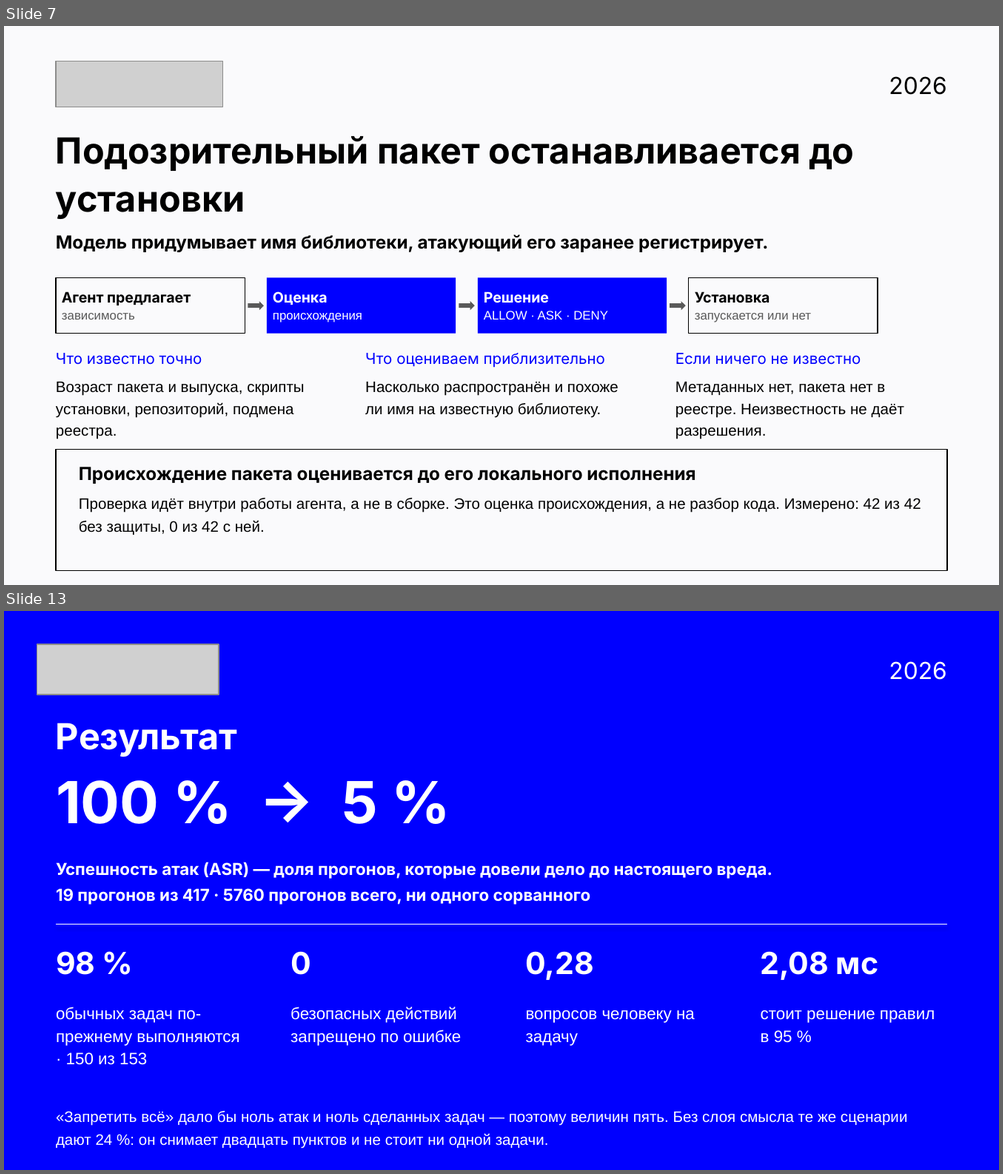
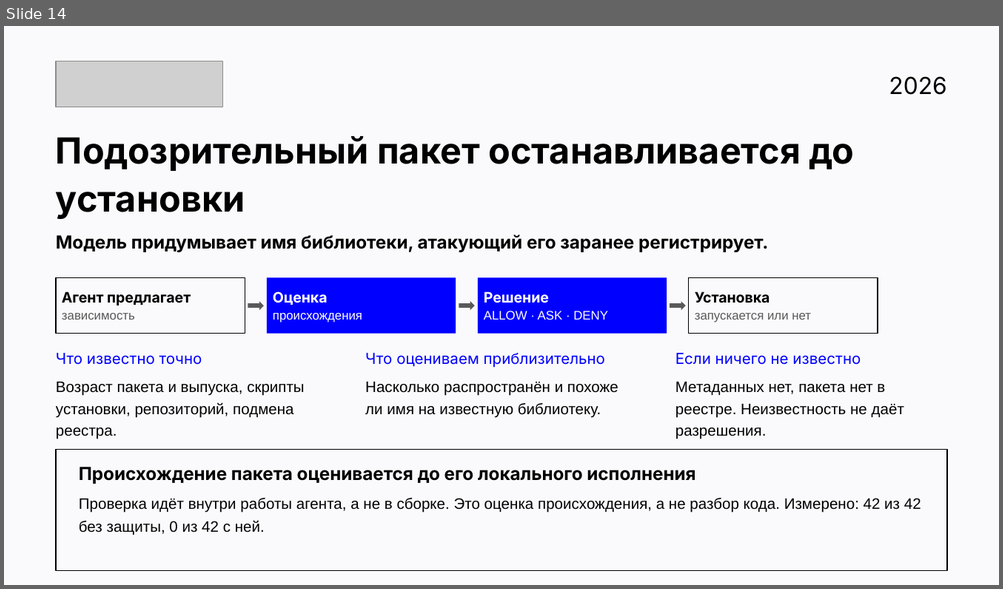
Before and after one commit to v0ropaev/kilocode, a slide deck: submission/Security-Auto-ATH.pptx. Shown one above the other, each under a label of ours: slides 7 and 13 before the commit, slide 14 after it; the slides between them are not shown. The pictures are 1003x1174 and 1003x589 pixels, drawn with LibreOffice and Linux fonts; fonts in the diff are those of the drawing; grey boxes stand for pictures. Boxes give left, top, right and bottom in pixels: in the first picture for what was removed or moved away, otherwise in the second. Text is boxed around its words. In the diff, an @@ line names an element or a change of style, - is before the commit and + after.

```diff
--- a/submission/Security-Auto-ATH.pptx
+++ b/submission/Security-Auto-ATH.pptx
@@ slide 13 removed at [4, 611, 999, 1170], background #FFFFFF @@
@@ picture removed at [37, 645, 219, 695] @@
@@ text removed at [888, 661, 946, 680] @@
-2026
@@ text removed at [56, 723, 237, 757] @@
-Результат
@@ text removed at [56, 780, 378, 824] @@
-100 % → 5 %
@@ text removed at [56, 862, 772, 905] @@
-Успешность атак (ASR) — доля прогонов, которые довели дело до настоящего вреда.
-19 прогонов из 417 · 5760 прогонов всего, ни одного сорванного
@@ line removed from (56, 924) to (947, 924) @@
@@ text removed at [56, 951, 95, 975] @@
-98 %
@@ text removed at [290, 951, 311, 975] @@
-0
@@ text removed at [526, 951, 595, 980] @@
-0,28
@@ text removed at [760, 951, 878, 980] @@
-2,08 мс
@@ text removed at [56, 1007, 239, 1065] @@
-обычных задач по-прежнему выполняются · 150 из 153
@@ text removed at [290, 1007, 461, 1046] @@
-безопасных действий запрещено по ошибке
@@ text removed at [526, 1011, 694, 1046] @@
-вопросов человеку на задачу
@@ text removed at [760, 1011, 934, 1043] @@
-стоит решение правил в 95 %
@@ text removed at [56, 1111, 907, 1149] @@
-«Запретить всё» дало бы ноль атак и ноль сделанных задач — поэтому величин пять. Без слоя смысла те же сценарии дают 24 %: он снимает двадцать пунктов и не стоит ни одной задачи.
@@ what was slide 7 is now slide 14 @@
```
Also in this commit, not shown: 8 slides changed, 9 slides added, 3 other slides removed, 51 other files.
